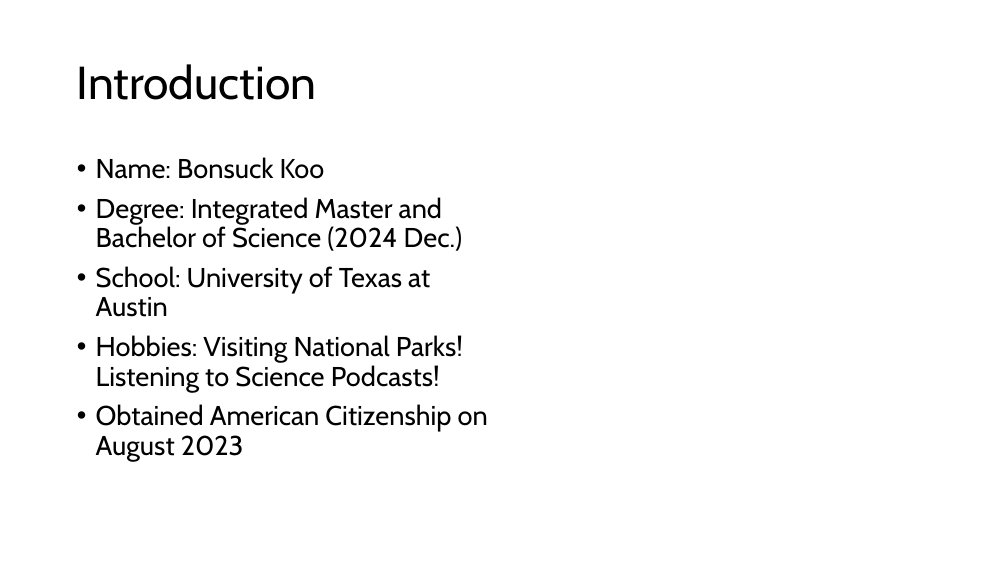
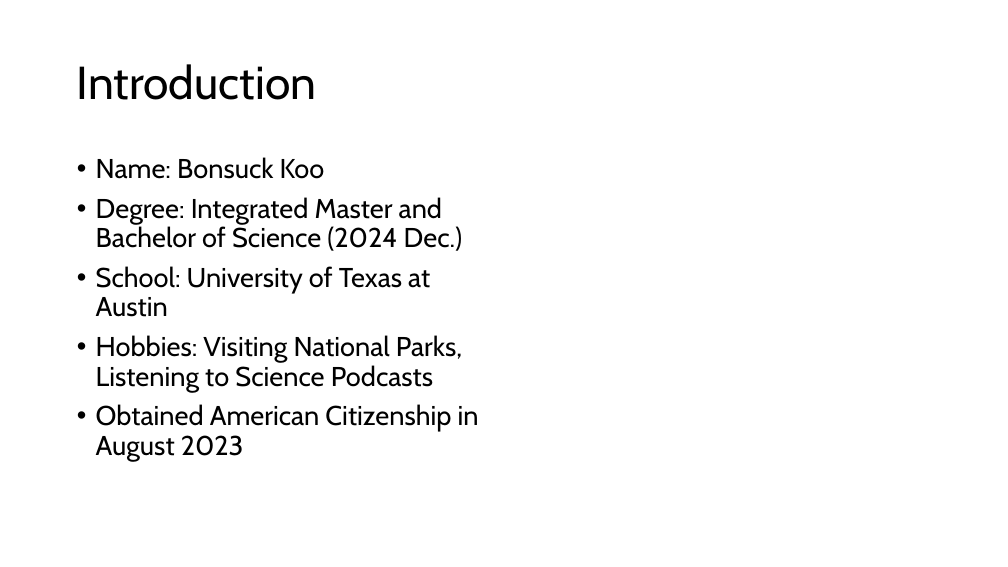
Before and after one commit to BamtolYy/2024-Summer, a slide deck: slide 2 of Employment/Bonsuck Koo.pptx. Drawn at 1008x567 pixels with LibreOffice and Linux fonts; fonts in the diff are those of the drawing. Boxes give left, top, right and bottom in pixels: in the first picture for what was removed or moved away, otherwise in the second. Text is boxed around its words. In the diff, an @@ line names an element or a change of style, - is before the commit and + after.

Commit message:
save ppt progress

```diff
--- a/Employment/Bonsuck Koo.pptx
+++ b/Employment/Bonsuck Koo.pptx
@@ text at (96, 335, 479, 461): text changed @@
-• Hobbies: Visiting National Parks! Listening to Science Podcasts!
-• Obtained American Citizenship on August 2023
+• Hobbies: Visiting National Parks, Listening to Science Podcasts
+• Obtained American Citizenship in August 2023
```
Also in this commit, not shown: 1 other slide changed, 4 slides added.
